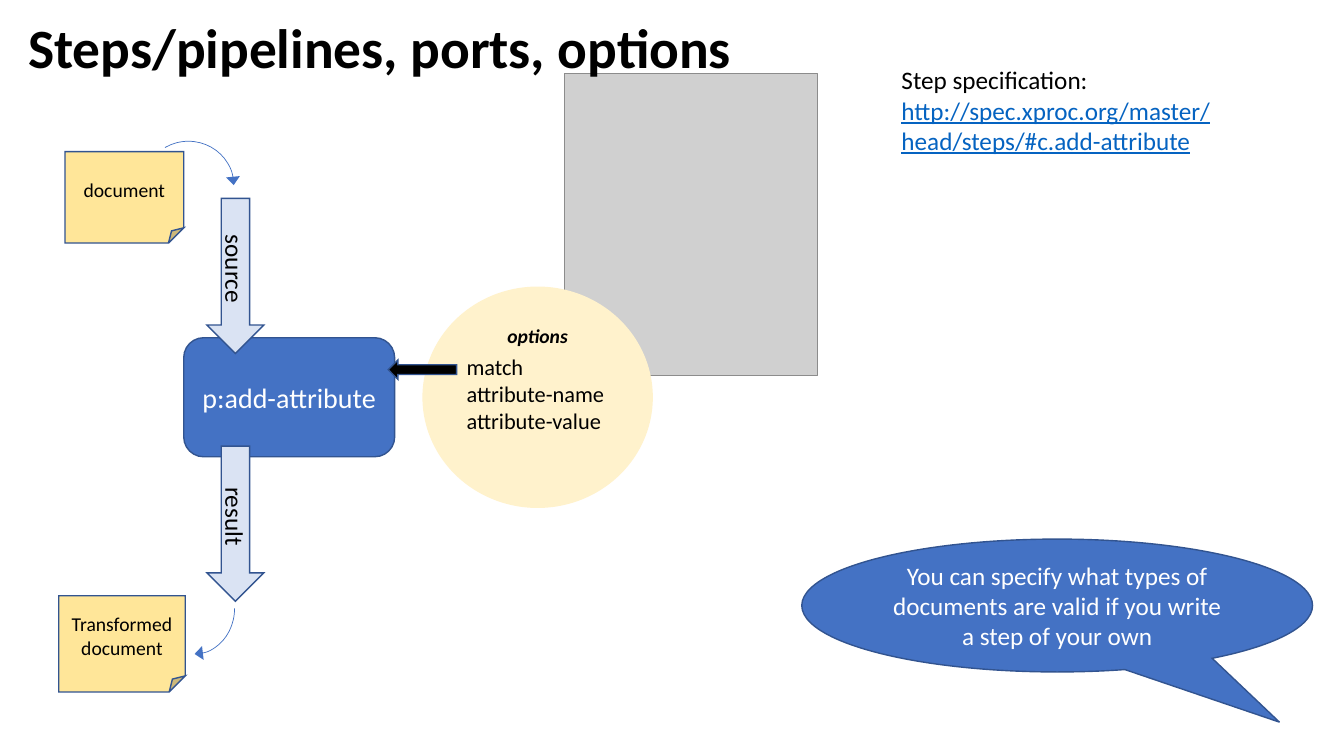
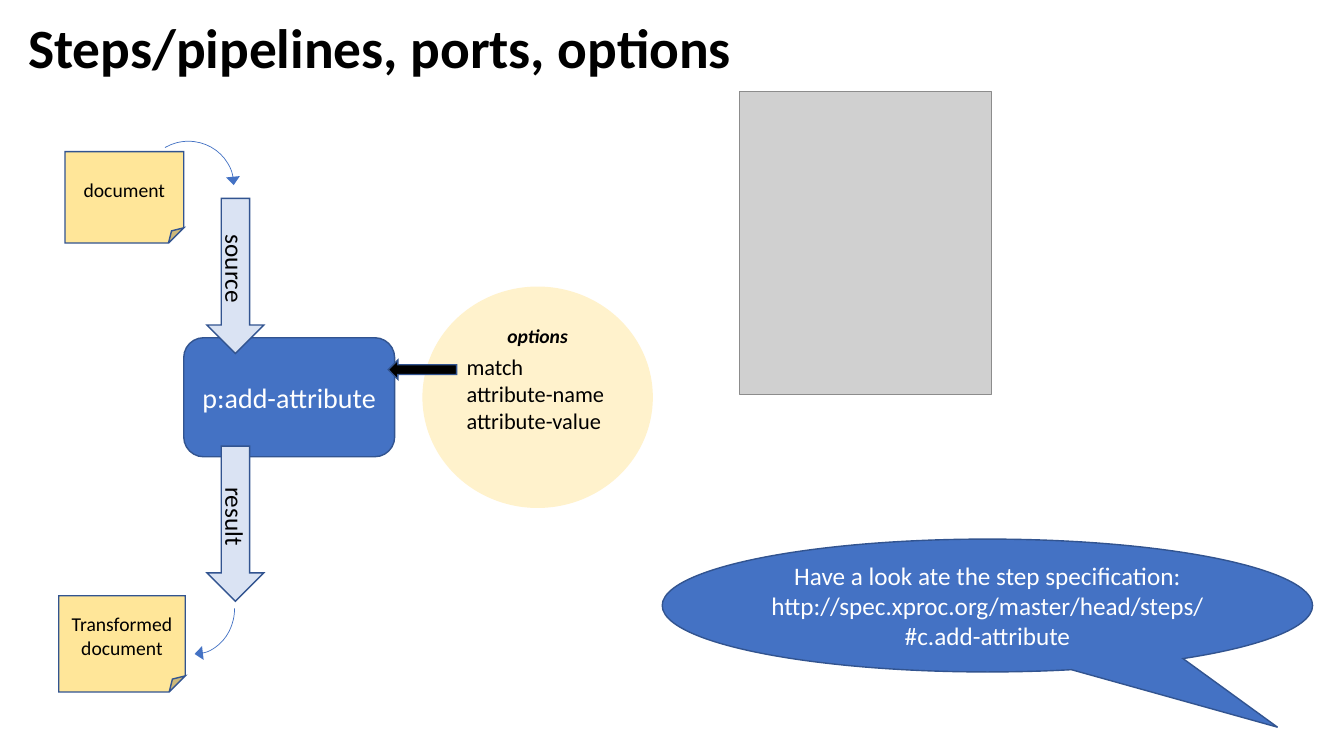
Before and after one commit to svanteschubert/DocEng-2019-XProc, a slide deck: slide 12 of presentation/Introduction to XProc 3.0.pptx. Drawn at 1344x756 pixels with LibreOffice and Linux fonts; fonts in the diff are those of the drawing; grey boxes stand for pictures; background and template pictures are left out. Boxes give left, top, right and bottom in pixels: in the first picture for what was removed or moved away, otherwise in the second. Text is boxed around its words. In the diff, an @@ line names an element or a change of style, - is before the commit and + after.

```diff
--- a/presentation/Introduction to XProc 3.0.pptx
+++ b/presentation/Introduction to XProc 3.0.pptx
@@ text removed at <box>901,71,1209,154</box> @@
-Step specification:
-http://spec.xproc.org/master/head/steps/#c.add-attribute
@@ picture: place and size @@
-picture at <box>565,74,818,376</box>
+picture at <box>739,92,992,394</box>
@@ speech bubble "Have a look ate the ...": place and size @@
-speech bubble "Have a look ate the ..." at <box>802,539,1313,673</box>
+speech bubble "Have a look ate the ..." at <box>662,539,1313,673</box>
@@ speech bubble "Have a look ate the ..." at <box>662,539,1313,673</box>: proportions changed @@
@@ text in speech bubble at <box>771,567,1203,645</box>: text changed @@
-You can specify what types of documents are valid if you write a step of your own
+Have a look ate the step specification: http://spec.xproc.org/master/head/steps/#c.add-attribute
```
Also in this commit, not shown: 9 other slides changed, 2 slides added, 1 other file.
